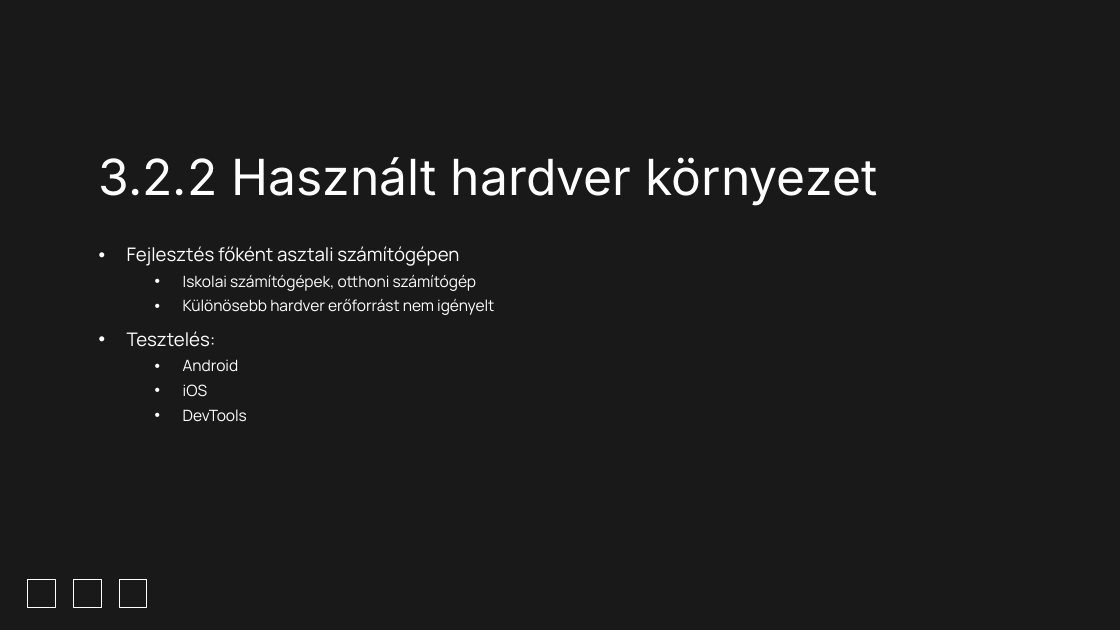
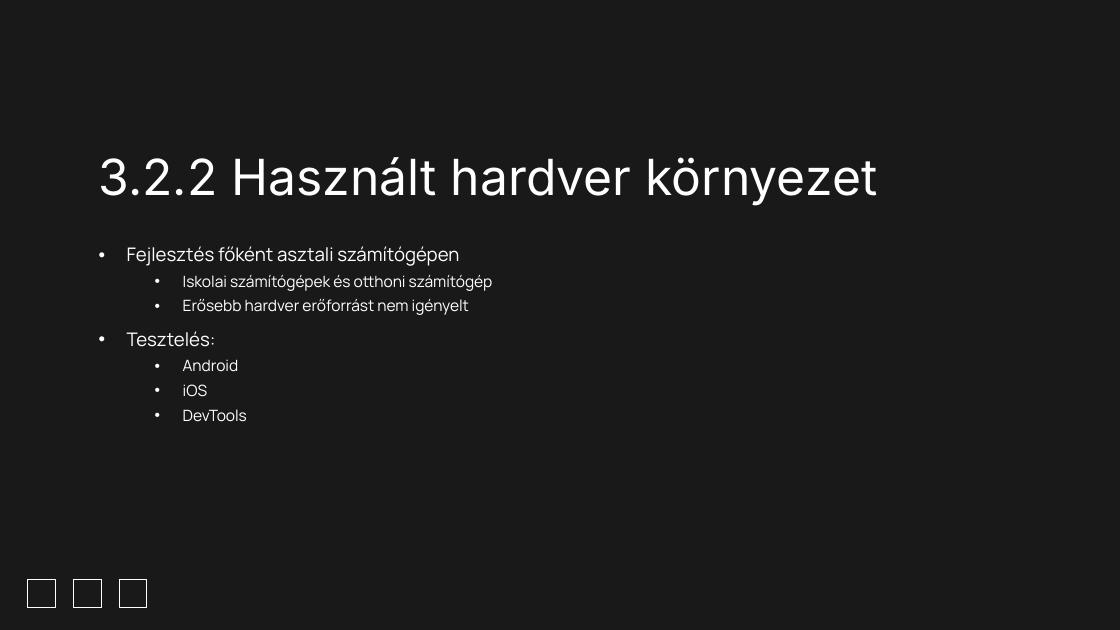
Before and after one commit to Dominik488/ViszgaRemek, a slide deck: slide 45 of documentation 2.pptx. Drawn at 1120x630 pixels with LibreOffice and Linux fonts; fonts in the diff are those of the drawing; background and template pictures are left out. Boxes give left, top, right and bottom in pixels: in the first picture for what was removed or moved away, otherwise in the second. Text is boxed around its words. In the diff, an @@ line names an element or a change of style, - is before the commit and + after.

```diff
--- a/documentation 2.pptx
+++ b/documentation 2.pptx
@@ subtitle at bbox=[183, 275, 493, 315]: text changed @@
-  • Iskolai számítógépek, otthoni számítógép
-  • Különösebb hardver erőforrást nem igényelt
+  • Iskolai számítógépek és otthoni számítógép
+  • Erősebb hardver erőforrást nem igényelt
```
Also in this commit, not shown: 12 other slides changed, 1 slide removed.
